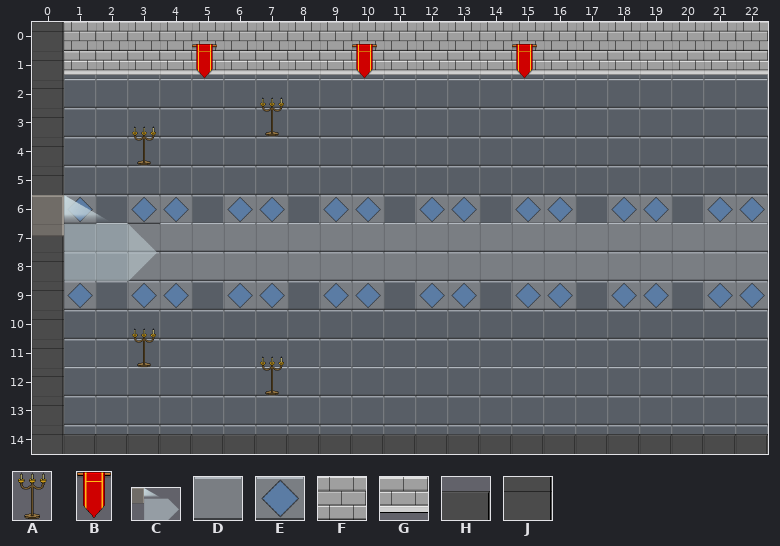
One commit to this Tiled map: www/assets/maps/DemoMap.tmx. Above is the file before it was changed.
Cells are 80x72 px. Shown: x 0..22, y 0..14.
Key: from "DECO": A 0 "candelabrum", B 1 "flag", C 4 "Entrance"; from "FLOORS": D 0 "floorB1", E 1 "floorB2"; from "Walls": F 0 "wall1", G 1 "wall2", H 2 "wall3", J 3 "wall4".
_ is an empty cell, # one hidden under a higher layer.
Layers that did not change in this view are not listed.
Layer "Stars" before, first column x 0:
 3 _______________________
 4 _______________________
 5 _______________________
 6 #E_EE_EE_EE_EE_EE_EE_EE
 7 _______________________
 8 _______________________
 9 #E_EE_EE_EE_EE_EE_EE_EE
10 _______________________
11 _______________________
12 _______________________
13 _______________________
14 _______________________
Layer "UPWALL_ Gap" before, first column x 0:
0 #FFFF_____________FFFFF
1 #GGGG_____________GGGGG
2 _______________________
3 _______________________
4 _______________________
5 _______________________
6 _______________________
7 _______________________
Layer "DownWall_GAP" before, first column x 0:
11 _______________________
12 _______________________
13 _______________________
14 #HHHH_____________HHHHH
Layer "LeftWall" before, first column x 0:
 0 J__
 1 J__
 2 J__
 3 J__
 4 J__
 5 J__
 6 J__
 7 J__
 8 J__
 9 J__
10 J__
11 J__
12 J__
13 J__
14 J__
Layer "ROOM 1 DECO" before, first column x 0:
 0 _______________________
 1 _____B____B____B_______
 2 _______________________
 3 _______A_______________
 4 ___A___________________
 5 _______________________
 6 _______________________
 7 ____DDDDDDDDDDDDDDDDDDD
 8 C___DDDDDDDDDDDDDDDDDDD
 9 _______________________
10 _______________________
11 ___A___________________
12 _______A_______________
13 _______________________
14 _______________________
And afterwards:
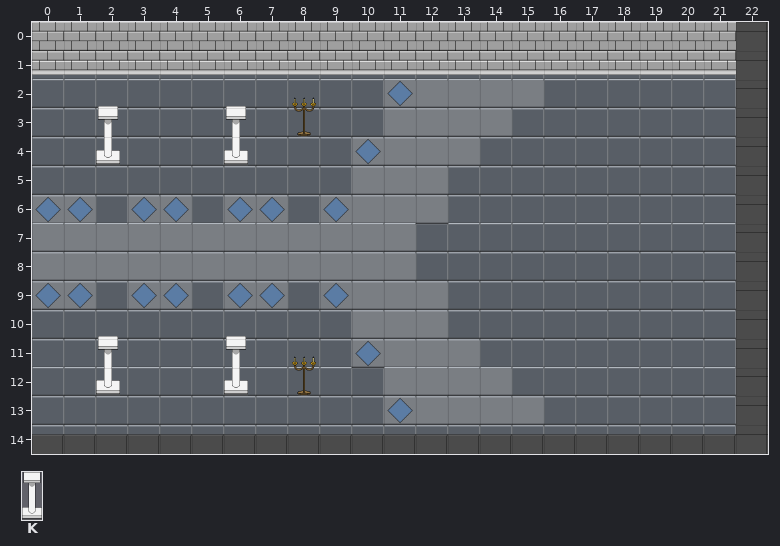
Further tiles: from "DECO": K 2 "pillar".
Tiles of an added or newly shown layer are drawn over the layers below it.
The exact change:
Changed rows in their new state; . is an unchanged cell.
Layer "Stars" (now hidden):
first column x 10:
 6 _.__.__.__.__
 9 _.__.__.__.__
Layer "Stars 5 BOSS" (now shown):
first column x 0:
 2 ...........E
 4 ..........E.
 6 E...........
 9 E...........
11 ..........E.
13 ...........E
Layer "UPWALL_ Gap" (now hidden):
first column x 0:
 0 _....................._
 1 _....................._
Layer "DownWall_GAP" (now hidden):
first column x 0:
14 _....................._
Layer "LeftWall" (now hidden):
first column x 0:
 0 _
 1 _
 2 _
 3 _
 4 _
 5 _
 6 _
 7 _
 8 _
 9 _
10 _
11 _
12 _
13 _
14 _
Layer "RightWall" (now shown):
first column x 22:
 0 J
 1 J
 2 J
 3 J
 4 J
 5 J
 6 J
 7 J
 8 J
 9 J
10 J
11 J
12 J
13 J
14 J
Layer "ROOM 1 DECO" (now hidden):
first column x 0:
 1 ....._...._...._.......
 3 ......._...............
 4 ..._...................
 7 ............___________
 8 _...........___________
11 ..._...................
12 ......._...............
Layer "ROOM 5 DECO" (now shown):
first column x 0:
 2 ............DDDD
 3 ........A..DDDD.
 4 ..K...K....DDD..
 5 ..........DDD...
 6 ..........DDD...
 7 DDD.............
 8 DDD.............
 9 ..........DDD...
10 ..........DDD...
11 ...........DDD..
12 ..K...K.A..DDDD.
13 ............DDDD
Where, in picture pixels (left, top, right, bottom), the same in both pictures:
changed: (32, 22, 160, 436)
changed: (352, 22, 768, 436)
removed: (192, 44, 217, 80)
changed: (224, 97, 316, 166)
changed: (224, 336, 316, 396)
